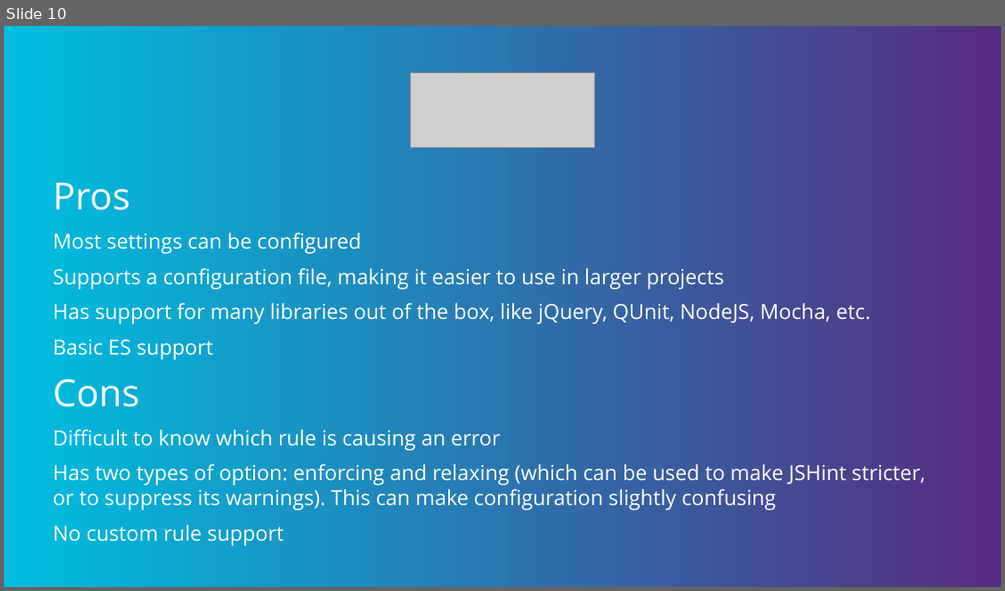
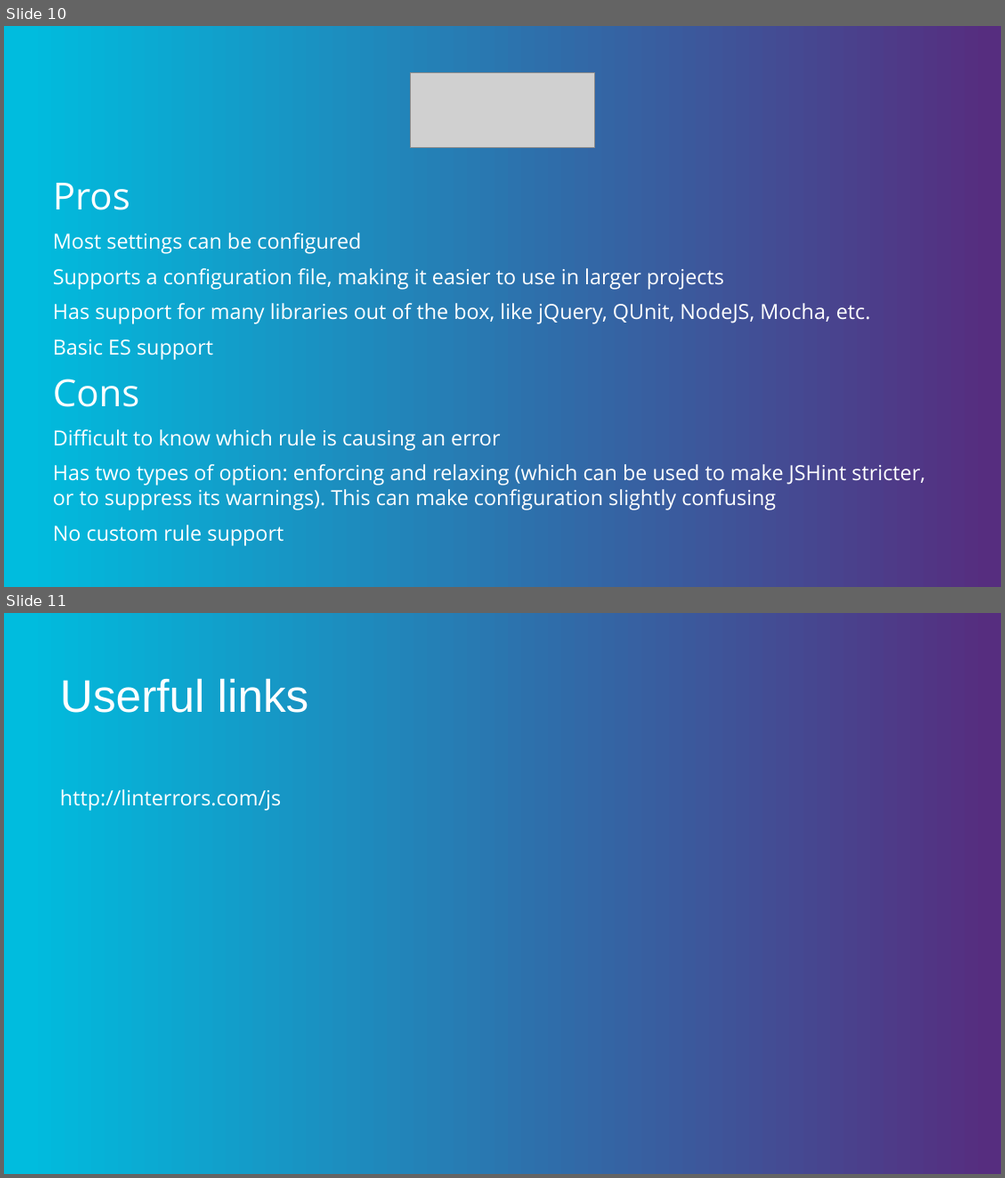
Before and after one commit to moran711/presentations, a slide deck: linters/Linters.pptx. Shown one above the other, each under a label of ours: slide 10 before the commit, slides 10 and 11 after it. The pictures are 1005x591 and 1005x1178 pixels, drawn with LibreOffice and Linux fonts; fonts in the diff are those of the drawing; grey boxes stand for pictures; background and template pictures are left out. Boxes give left, top, right and bottom in pixels: in the first picture for what was removed or moved away, otherwise in the second. Text is boxed around its words. In the diff, an @@ line names an element or a change of style, - is before the commit and + after.

Commit message:
add presentations

```diff
--- a/linters/Linters.pptx
+++ b/linters/Linters.pptx
@@ slide 11 added at <box>4,613,1001,1174</box>, background gradient #562D7F to #00BCDE @@
@@ title added at <box>60,678,309,713</box>, 44 pt, text #FFFFFF @@
+Userful links
@@ text added at <box>60,789,281,811</box>, 20 pt, text #FFFFFF @@
+http://linterrors.com/js
```
